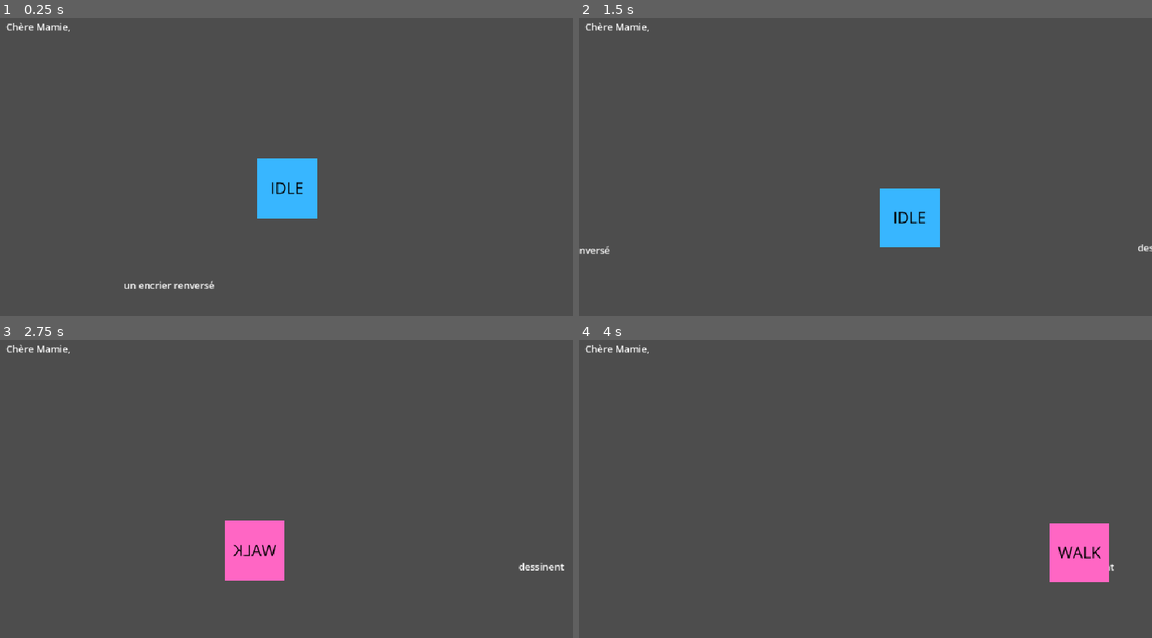
Above: before the commit, frames 1-4 (two rows, left to right).
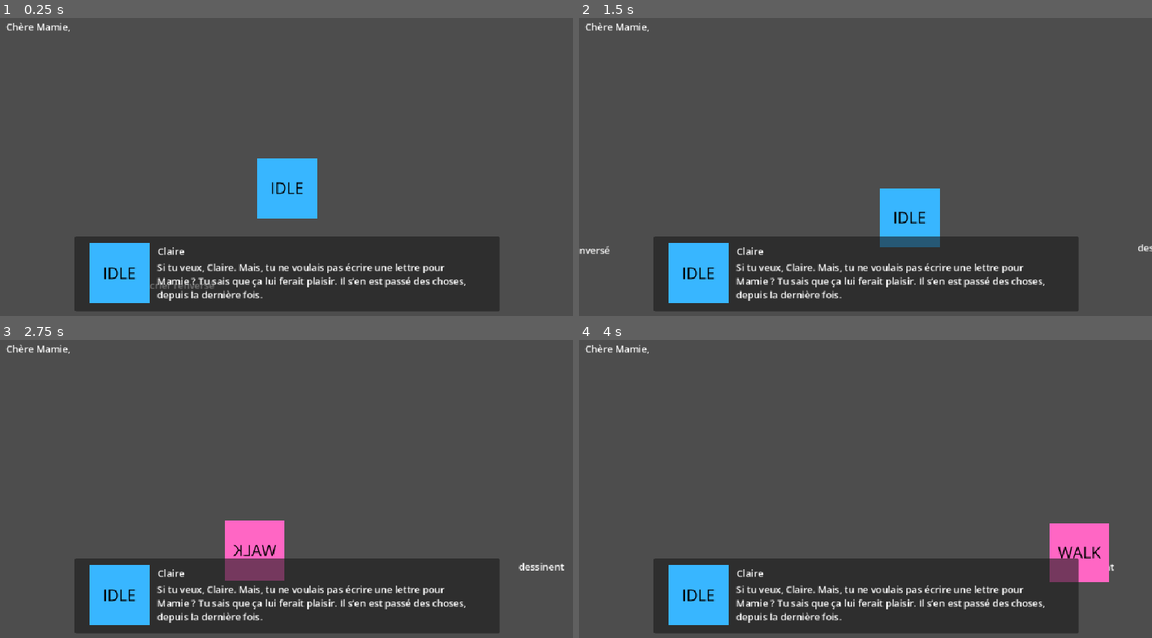
Above: after the commit, the same moments.

Repository: Ansoko/SGJ26-Silurien
Game: Godot game, scene res://scenes/TestScene.tscn
Same seed, same stepped clock (60 frames per second), same inputs: the game is played once before the commit and once after it. This scene is started directly instead of the project's main scene.
Inputs:
- Up to frame 1 (0.25 s): no input
- Up to frame 2 (1.5 s): hold Space (jump) 0.53-1.28 s; hold D (move_right) from 0.53 s (still down); tap Q (erase) at 1.35 s
- Up to frame 3 (2.75 s): tap Space (jump) at 1.52, 1.55, 1.82, 2.3 s; release D (move_right) at 2.03 s; hold A (move_left) from 2.03 s (still down); hold E (grab_word) from 2.03 s (still down)
- Up to frame 4 (4 s): release A (move_left) at 2.78 s; release E (grab_word) at 2.78 s; hold D (move_right) from 2.78 s (still down); tap Space (jump) at 2.85, 3.02, 3.32, 3.77, 3.8 s; hold Q (erase) from 3.53 s (still down)

The runs differ from the first frame. In frame 1, 18% of the frame differs, in the area x 13-88%, y 73-99%; in frame 2, 18%; in frame 3, 18%; in frame 4, 18%.

Commit message:
dialog system

Diff:
--- a/UI/InterfaceGame.tscn
+++ b/UI/InterfaceGame.tscn
@@ -1,6 +1,7 @@
 [gd_scene format=3 uid="uid://biqof76pf325b"]
 
 [ext_resource type="Script" uid="uid://dfenpenjum80e" path="res://UI/StoryUI.gd" id="1_0xtqc"]
+[ext_resource type="Texture2D" uid="uid://bqy6rncujo3sh" path="res://assets_alice/idle.png" id="2_xsnpk"]
 
 [node name="UI" type="CanvasLayer" unique_id=1976557452]
 follow_viewport_enabled = true
@@ -30,3 +31,48 @@
 text = "Chère Mamie,"
 fit_content = true
 autowrap_mode = 0
+
+[node name="Dialog" type="Control" parent="." unique_id=1781372003]
+layout_mode = 3
+anchor_top = 0.69000006
+anchor_right = 1.0
+anchor_bottom = 1.0
+grow_horizontal = 2
+grow_vertical = 2
+
+[node name="Panel" type="Panel" parent="Dialog" unique_id=2128561277]
+layout_mode = 1
+anchors_preset = -1
+anchor_left = 0.5
+anchor_right = 0.5
+offset_left = -355.0
+offset_top = 0.39996338
+offset_right = 357.0
+offset_bottom = 126.39996
+
+[node name="characterPicture" type="TextureRect" parent="Dialog/Panel" unique_id=596942788]
+layout_mode = 0
+offset_left = 25.0
+offset_top = 12.0
+offset_right = 125.0
+offset_bottom = 112.0
+texture = ExtResource("2_xsnpk")
+
+[node name="nameCharacter" type="RichTextLabel" parent="Dialog/Panel" unique_id=1260615161]
+layout_mode = 0
+offset_left = 139.0
+offset_top = 13.0
+offset_right = 696.0
+offset_bottom = 38.0
+text = "Claire"
+scroll_active = false
+
+[node name="line" type="RichTextLabel" parent="Dialog/Panel" unique_id=688046169]
+layout_mode = 0
+offset_left = 138.0
+offset_top = 39.0
+offset_right = 690.0
+offset_bottom = 110.0
+text = "Si tu veux, Claire. Mais, tu ne voulais pas écrire une lettre pour Mamie ? Tu sais que ça lui ferait plaisir. Il s’en est passé des choses, depuis la dernière fois."
+scroll_active = false
+vertical_alignment = 1
--- a/UI/StoryUI.gd
+++ b/UI/StoryUI.gd
@@ -1,12 +1,14 @@
 extends CanvasLayer
 
+func _ready() -> void:
+	WordManager.add_word.connect(addNewWordToStory)
+	allLignes = load_json("res://csv/dialogues.json")
+
+# --- Story line at the top ---
 @onready var storyLabel = $Control/ScrollContainer/RichTextLabel
 @onready var scrollContainer = $Control/ScrollContainer
 
 var list_words: Array = [{0:"Chère",1: false}, {0:"Mamie,", 1:false}] #word + bool barré
-
-func _ready() -> void:
-	WordManager.add_word.connect(addNewWordToStory)
 
 func addNewWordToStory(newWord: String):
 	storyLabel.text += " "+newWord;
@@ -43,3 +45,89 @@
 func _input(event):
 	if event.is_action_pressed("erase"):
 			removeLastWord()
+	if isInDialogMode:
+		if event.is_action_pressed("jump"):
+			show_next_line()
+
+
+#--- dialog system ---
+@onready var nameLabel = $Dialog/Panel/nameCharacter
+@onready var dialogLabel = $Dialog/Panel/line
+@onready var characterPicture = $Dialog/Panel/characterPicture
+@onready var dialogPanel = $Dialog
+@export var vitesse_texte = 0.03
+
+signal end_intro()
+signal end_outro()
+
+var tween: Tween
+var speaking: bool = false
+var isInDialogMode: bool = false
+var allLignes: Dictionary = {}
+var index_courant: int = -1
+var currentState = "intro"
+
+func start_intro():
+	index_courant = -1
+	currentState = "intro"
+	isInDialogMode = true
+	dialogPanel.show()
+	show_next_line()
+
+func start_outro():
+	index_courant = -1
+	currentState = "outro"
+	isInDialogMode = true
+	dialogPanel.show()
+	show_next_line()
+
+func show_next_line():
+	index_courant += 1
+	dialogLabel.text = ""
+	var line = allLignes.get(currentState)
+
+	if(index_courant >= line.size()):
+		isInDialogMode = false
+		dialogPanel.hide()
+		if currentState == "intro" :
+			end_intro.emit()
+		else:
+			end_outro.emit()
+		return
+
+	if tween:
+		tween.kill()
+
+	if speaking:
+		speaking = false
+		index_courant -= 1
+		nameLabel.text = line[index_courant]["character"]
+		dialogLabel.text = line[index_courant]["line"]
+		return
+
+	if(line[index_courant]["audio"] != ""):
+		AudioManager.play_SFX.emit(load(line[index_courant]["audio"]))
+
+	nameLabel.text = line[index_courant]["character"]
+	var texte_complet = line[index_courant]["line"]
+
+	speaking = true
+	tween = create_tween()
+	for caractere in texte_complet:
+		tween.tween_callback(_ajouter_caractere.bind(caractere)).set_delay(vitesse_texte)
+	tween.tween_callback(endTween)
+
+func _ajouter_caractere(caractere: String):
+	dialogLabel.text += caractere
+
+func endTween():
+	speaking = false
+
+func load_json(chemin: String) -> Dictionary:
+	var file = FileAccess.open(chemin, FileAccess.READ)
+	if file == null:
+		printerr("Dialogue non trouvé : ", chemin)
+		return {}
+	var json = JSON.new()
+	json.parse(file.get_as_text())
+	return json.get_data()
--- /dev/null
+++ b/csv/dialogues.json
@@ -0,0 +1,76 @@
+{
+	"intro": [
+		{
+			"character": "CLAIRE",
+			"line": "Papaaaaaa ? Je peux aller jouer dehors ?",
+			"audio":"res://audio/sound_placeholder.mp3"
+		},
+		{
+			"character": "ARNAUD",
+			"line": "Si tu veux, Claire. Mais, tu ne voulais pas écrire une lettre pour Mamie ?",
+			"audio":"res://audio/sound_placeholder.mp3"
+		},
+		{
+			"character": "ARNAUD",
+			"line": "Tu sais que ça lui ferait plaisir. Il s’en est passé des choses, depuis la dernière fois.",
+			"audio":"res://audio/sound_placeholder.mp3"
+		},
+		{
+			"character": "CLAIRE",
+			"line": "Ha bah oui, zut. J’avais oublié. Mais ça va, j’ai le temps !",
+			"audio":"res://audio/sound_placeholder.mp3"
+		},
+		{
+			"character": "ARNAUD",
+			"line": "Pas vraiment, non. La levée du courrier est dans 5 minutes. Si tu veux écrire ta lettre, c’est maintenant ou jamais.",
+			"audio":"res://audio/sound_placeholder.mp3"
+		},
+		{
+			"character": "CLAIRE",
+			"line": "Haaaaan ! Mais comment je vais faire ?!",
+			"audio":"res://audio/sound_placeholder.mp3"
+		},
+		{
+			"character": "ARNAUD",
+			"line": "Ne t’en fais pas. Tu vas y arriver, n’oublies pas que l’écriture est une aventure.",
+			"audio":"res://audio/sound_placeholder.mp3"
+		},
+		{
+			"character": "ARNAUD",
+			"line": "Pars à la rencontre des mots, laisse-toi porter.",
+			"audio":"res://audio/sound_placeholder.mp3"
+		},
+		{
+			"character": "ARNAUD",
+			"line": "Et surtout, l’erreur fait partie de la vie.",
+			"audio":"res://audio/sound_placeholder.mp3"
+		},
+		{
+			"character": "CLAIRE",
+			"line": "Ha ouais. C’est trop bizarre c’que tu dis, papa. Bon bah moi je vais écrire ma lettre pour mamie, salut.",
+			"audio":"res://audio/sound_placeholder.mp3"
+		},
+		{
+			"character": "ARNAUD",
+			"line": "Reviens à temps pour le dîner, Claire !",
+			"audio":"res://audio/sound_placeholder.mp3"
+		}
+	],
+	"outro":[
+		{
+			"character": "CLAIRE",
+			"line": "Papaaa ! J’ai fini ma lettre, regarde !",
+			"audio":"res://audio/sound_placeholder.mp3"
+		},
+		{
+			"character": "ARNAUD",
+			"line": "Ouah, c’est super ! Ta plume est magnifique. Une lettre digne des plus grandes écrivaines. Je vais la poster tout de suite.",
+			"audio":"res://audio/sound_placeholder.mp3"
+		},
+		{
+			"character": "CLAIRE",
+			"line": "C’est toujours aussi bizarre c’que tu dis papa.",
+			"audio":"res://audio/sound_placeholder.mp3"
+		}
+	]
+}
--- a/project.godot
+++ b/project.godot
@@ -19,10 +19,6 @@
 config/features=PackedStringArray("4.6", "GL Compatibility")
 config/icon="res://assets_alice/icon.svg"
 
-[audio]
-
-buses/default_bus_layout="uid://txm4xhse8760"
-
 [autoload]
 
 WordManager="*uid://dn1qqh1on2ih4"
@@ -40,26 +36,32 @@
 move_right={
 "deadzone": 0.2,
 "events": [Object(InputEventKey,"resource_local_to_scene":false,"resource_name":"","device":-1,"window_id":0,"alt_press …(192 unchanged characters)…
+, Object(InputEventJoypadMotion,"resource_local_to_scene":false,"resource_name":"","device":-1,"axis":0,"axis_value":1.0,"script":null)
 ]
 }
 move_left={
 "deadzone": 0.2,
 "events": [Object(InputEventKey,"resource_local_to_scene":false,"resource_name":"","device":-1,"window_id":0,"alt_press …(192 unchanged characters)…
+, Object(InputEventJoypadMotion,"resource_local_to_scene":false,"resource_name":"","device":-1,"axis":0,"axis_value":-1.0,"script":null)
 ]
 }
 jump={
 "deadzone": 0.2,
 "events": [Object(InputEventKey,"resource_local_to_scene":false,"resource_name":"","device":-1,"window_id":0,"alt_press …(191 unchanged characters)…
+, Object(InputEventJoypadButton,"resource_local_to_scene":false,"resource_name":"","device":-1,"button_index":0,"pressure":0.0,"pressed":true,"script":null)
+, Object(InputEventJoypadButton,"resource_local_to_scene":false,"resource_name":"","device":-1,"button_index":1,"pressure":0.0,"pressed":true,"script":null)
 ]
 }
 grab_word={
 "deadzone": 0.2,
 "events": [Object(InputEventKey,"resource_local_to_scene":false,"resource_name":"","device":-1,"window_id":0,"alt_press …(192 unchanged characters)…
+, Object(InputEventJoypadButton,"resource_local_to_scene":false,"resource_name":"","device":-1,"button_index":3,"pressure":0.0,"pressed":true,"script":null)
 ]
 }
 erase={
 "deadzone": 0.2,
 "events": [Object(InputEventKey,"resource_local_to_scene":false,"resource_name":"","device":-1,"window_id":0,"alt_press …(191 unchanged characters)…
+, Object(InputEventJoypadButton,"resource_local_to_scene":false,"resource_name":"","device":-1,"button_index":2,"pressure":0.0,"pressed":true,"script":null)
 ]
 }
 
